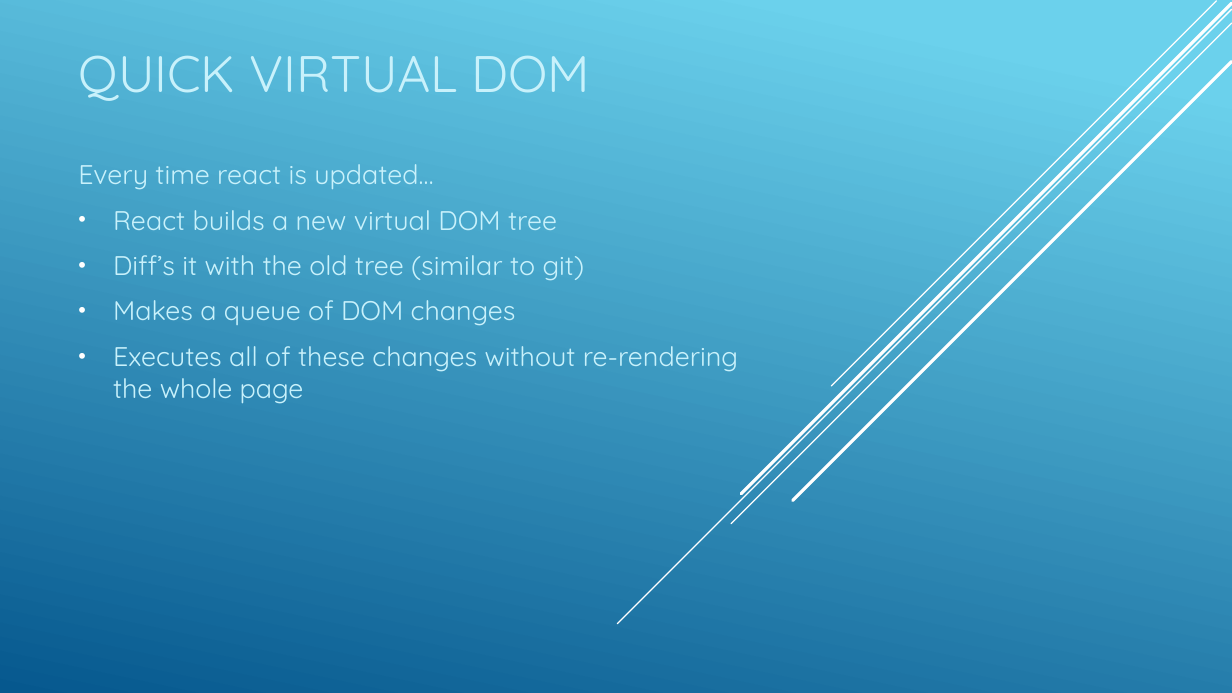
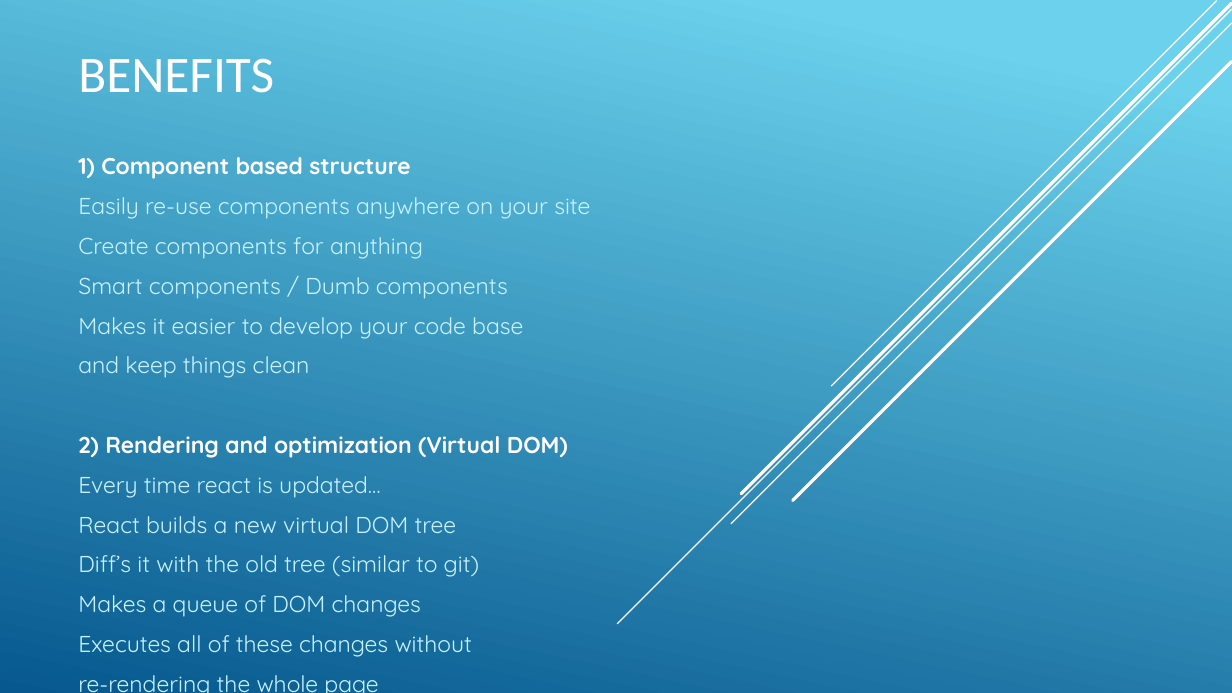
Before and after one commit to HaydenBruin/Crypto-React-Redux, a slide deck: slide 7 of reactjs-introduction.pptx. Drawn at 1232x693 pixels with LibreOffice and Linux fonts; fonts in the diff are those of the drawing; background and template pictures are left out. Boxes give left, top, right and bottom in pixels: in the first picture for what was removed or moved away, otherwise in the second. Text is boxed around its words. In the diff, an @@ line names an element or a change of style, - is before the commit and + after.

Commit message:
Updating presentation on react

```diff
--- a/reactjs-introduction.pptx
+++ b/reactjs-introduction.pptx
@@ title at [78,58,274,93]: text changed; font Quicksand to Calibri; text colour #C8F1FB to #FFFFFF @@
-QUICK VIRTUAL DOM
+BENEFITS
@@ subtitle at [78,157,590,458]: paragraphs added @@
+1) Component based structure
+Easily re-use components anywhere on your site
+Create components for anything
+Smart components / Dumb components
+Makes it easier to develop your code base
+and keep things clean
+2) Rendering and optimization (Virtual DOM)
@@ subtitle at [78,476,479,617]: size 21 to 17.9 pt in "Every time react is updated…", "React builds a new virtual DOM tree", "Diff’s it with the old tree (similar ...", "Makes a queue of DOM changes"; bullet • to none @@
@@ subtitle at [78,635,472,657]: text changed; size 21 to 17.9 pt @@
-• Executes all of these changes without re-rendering the whole page
+Executes all of these changes without
+re-rendering the whole page
```
Also in this commit, not shown: 1 other slide changed, 1 slide added, 2 slides removed.
